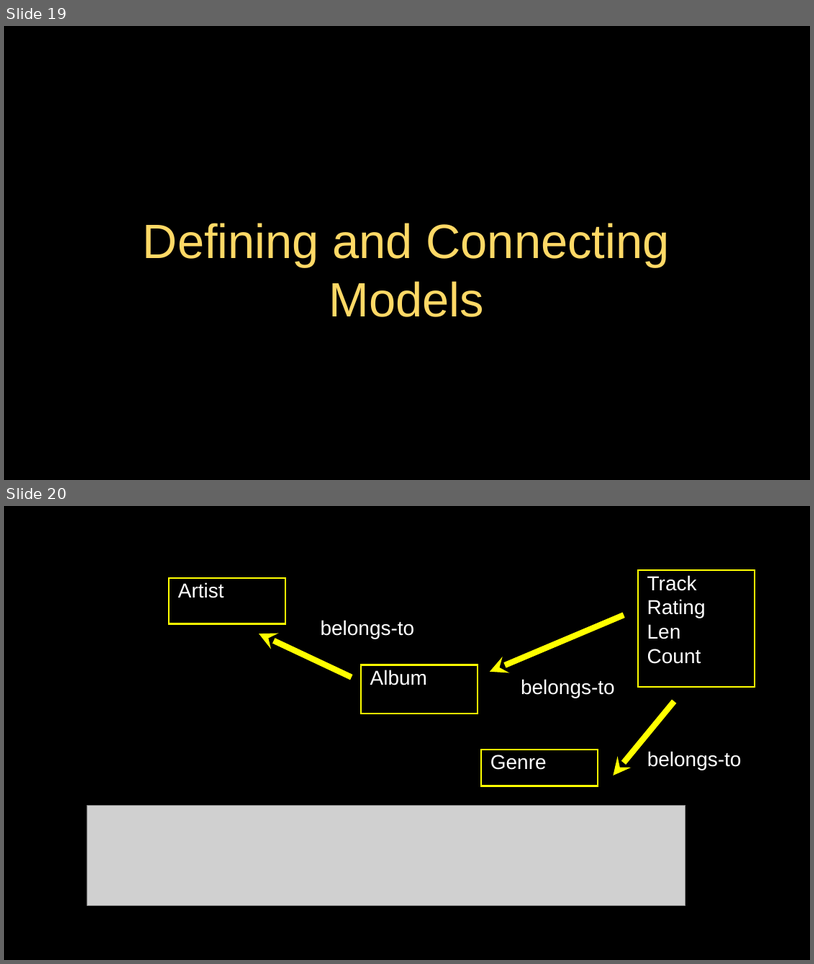
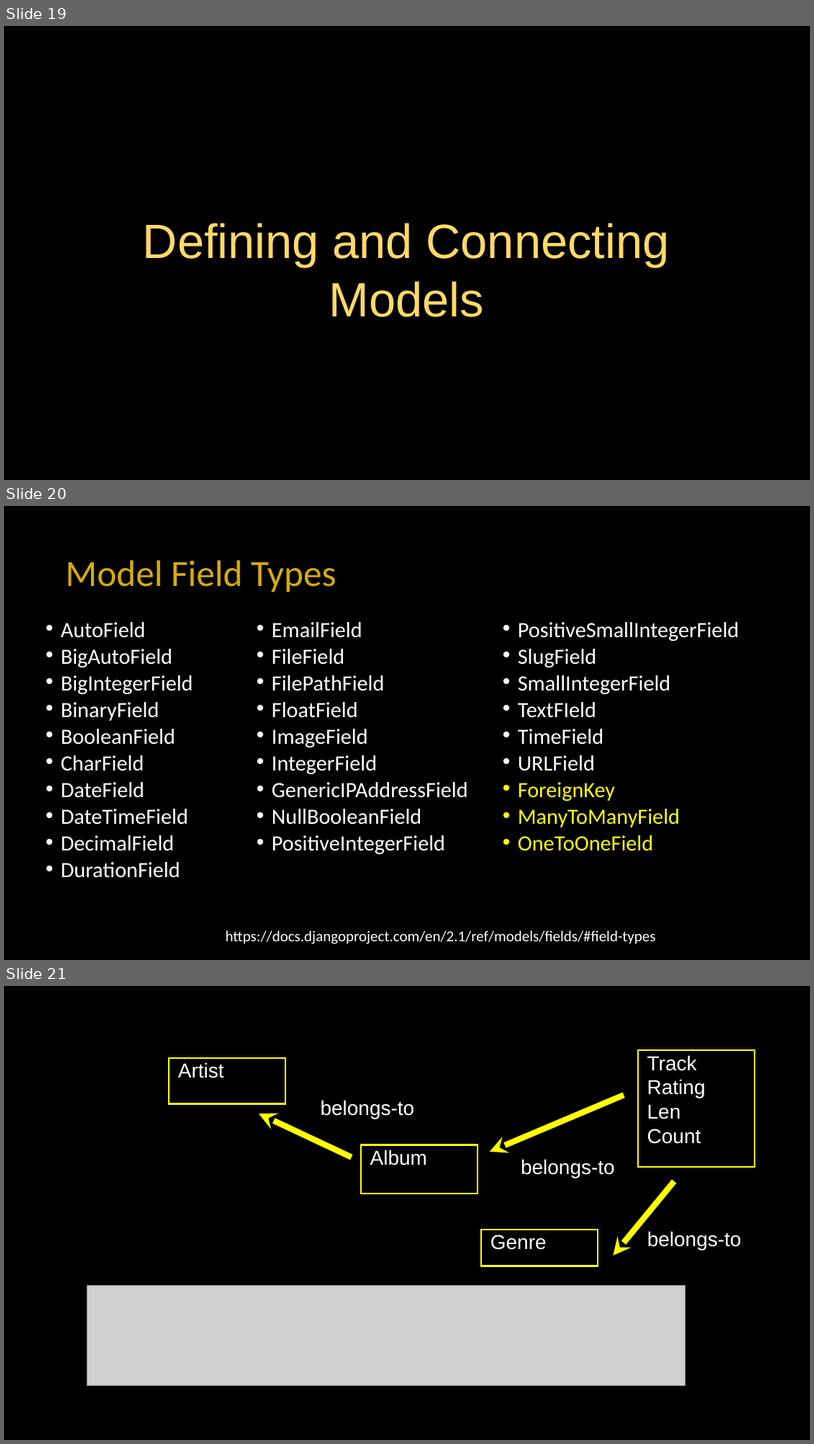
Before and after one commit to csev/dj4e, a slide deck: lectures/DJ-04-Model-One.pptx. Shown one above the other, each under a label of ours: slides 19 and 20 before the commit, slides 19, 20 and 21 after it. The pictures are 814x964 and 814x1444 pixels, drawn with LibreOffice and Linux fonts; fonts in the diff are those of the drawing; grey boxes stand for pictures; background and template pictures are left out. Boxes give left, top, right and bottom in pixels: in the first picture for what was removed or moved away, otherwise in the second. Text is boxed around its words. In the diff, an @@ line names an element or a change of style, - is before the commit and + after.

```diff
--- a/lectures/DJ-04-Model-One.pptx
+++ b/lectures/DJ-04-Model-One.pptx
@@ slide 20 added at box(4, 506, 810, 960), background #000000 @@
@@ title added at box(65, 560, 336, 592), 44 pt, text #D7AC08 @@
+Model Field Types
@@ text added at box(61, 622, 193, 878), 25.9 pt, text #FFFFFF @@
+• AutoField
+• BigAutoField
+• BigIntegerField
+• BinaryField
+• BooleanField
+• CharField
+• DateField
+• DateTimeField
+• DecimalField
+• DurationField
@@ text added at box(272, 622, 468, 854), 25.9 pt, text #FFFFFF @@
+• EmailField
+• FileField
+• FilePathField
+• FloatField
+• ImageField
+• IntegerField
+• GenericIPAddressField
+• NullBooleanField
+• PositiveIntegerField
@@ text added at box(518, 622, 739, 851), 25.9 pt, text #FFFFFF @@
+• PositiveSmallIntegerField
+• SlugField
+• SmallIntegerField
+• TextFIeld
+• TimeField
+• URLField
+• ForeignKey
+• ManyToManyField
+• OneToOneField
@@ text added at box(226, 930, 656, 944), 18 pt, text #FFFFFF @@
+https://docs.djangoproject.com/en/2.1/ref/models/fields/#field-types
@@ what was slide 20 is now slide 21 @@
```
Also in this commit, not shown: 1 other slide added, 2 other files.
